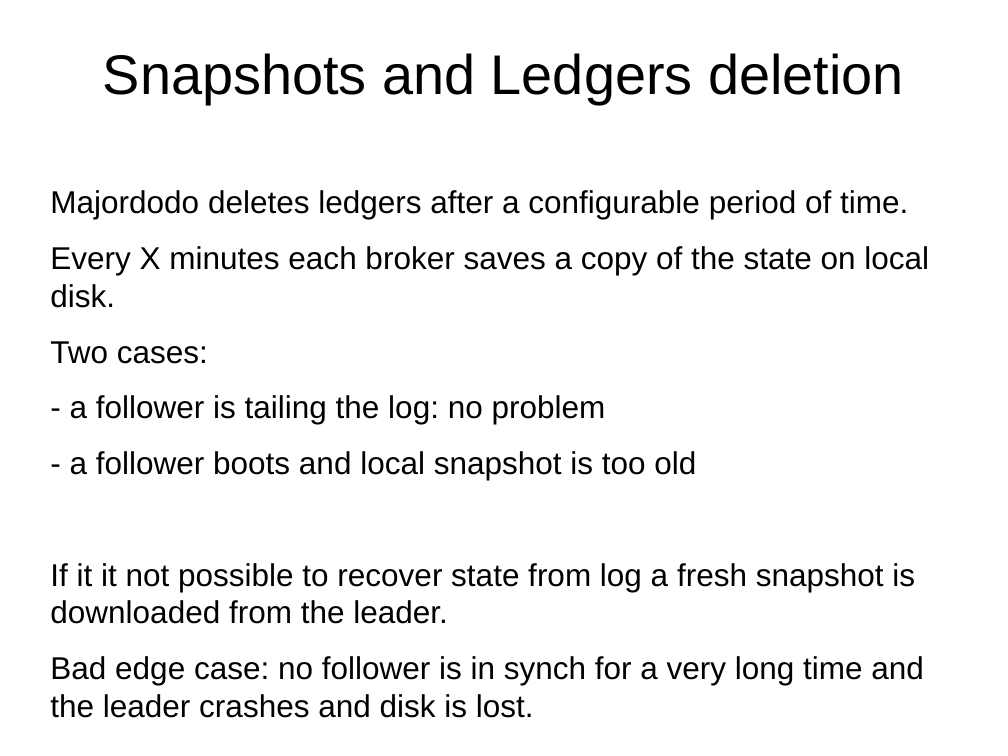
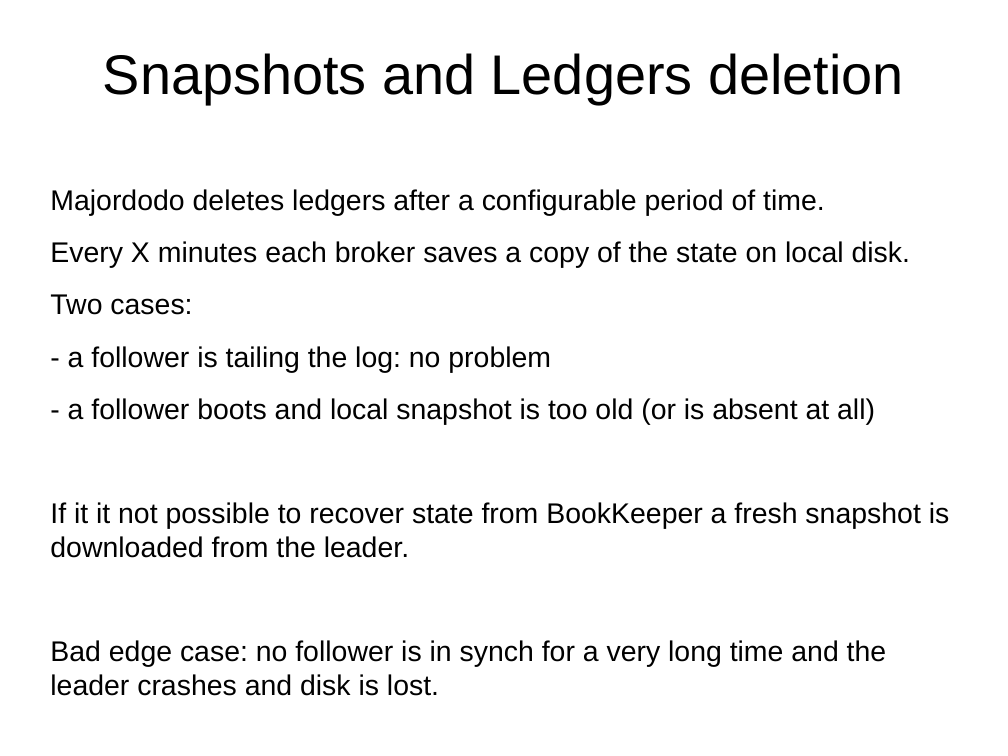
Before and after one commit to diennea/majordodo, a slide deck: slide 15 of docs/apacheconeurope2016.odp (slide 11 before the commit). Drawn at 1008x756 pixels with LibreOffice and Linux fonts; fonts in the diff are those of the drawing; background and template pictures are left out. Boxes give left, top, right and bottom in pixels: in the first picture for what was removed or moved away, otherwise in the second. Text is boxed around its words. In the diff, an @@ line names an element or a change of style, - is before the commit and + after.

```diff
--- a/docs/apacheconeurope2016.odp
+++ b/docs/apacheconeurope2016.odp
@@ text at bbox=[50, 189, 910, 696]: size 24.8 to 22.4 pt in "Majordodo deletes ledgers after a configurable period ...", "Every X minutes each broker saves a ...", "Two cases:", "- a follower is tailing the log: ..." and 1 more places @@
@@ text at bbox=[50, 398, 950, 558]: text changed; size 24.8 to 22.4 pt @@
-- a follower boots and local snapshot is too old
-If it it not possible to recover state from log a fresh snapshot is downloaded from the leader.
+- a follower boots and local snapshot is too old (or is absent at all)
+If it it not possible to recover state from BookKeeper a fresh snapshot is downloaded from the leader.
```
Also in this commit, not shown: 6 other slides changed, 6 slides added, 1 other file.
